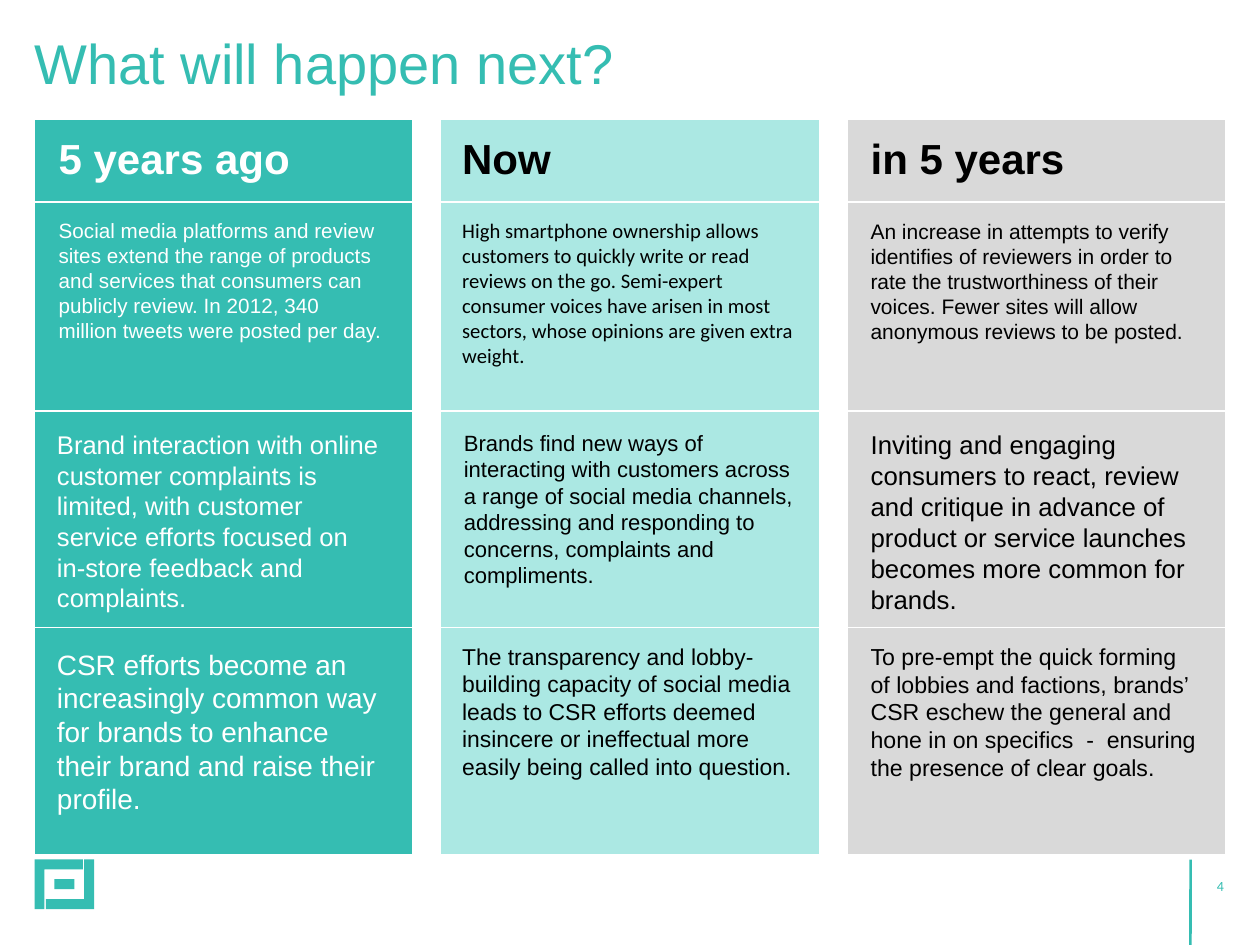
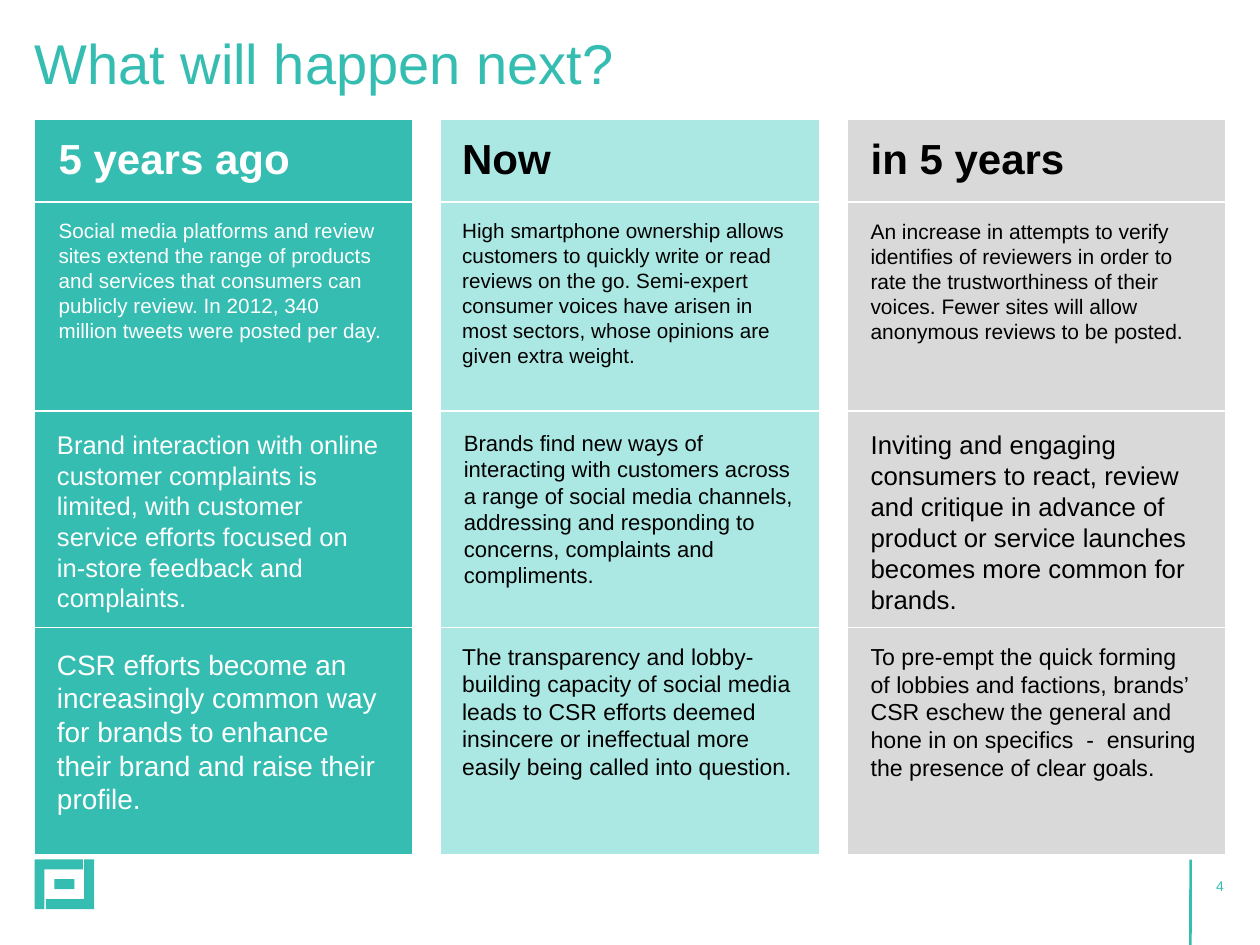
Before and after one commit to stylefoundry/powerpoint, a slide deck: slide 4 of samples/pptx/test-output.pptx. Drawn at 1260x945 pixels with LibreOffice and Linux fonts; fonts in the diff are those of the drawing. Boxes give left, top, right and bottom in pixels: in the first picture for what was removed or moved away, otherwise in the second. Text is boxed around its words. In the diff, an @@ line names an element or a change of style, - is before the commit and + after.

```diff
--- a/samples/pptx/test-output.pptx
+++ b/samples/pptx/test-output.pptx
@@ text "High smartphone ownership allows customers ..." at (462, 223, 784, 368): font Calibri to Arial @@
@@ page number at (1216, 881, 1224, 891): font Calibri to Arial @@
```
Also in this commit, not shown: 2 other slides changed, 7 other files.
